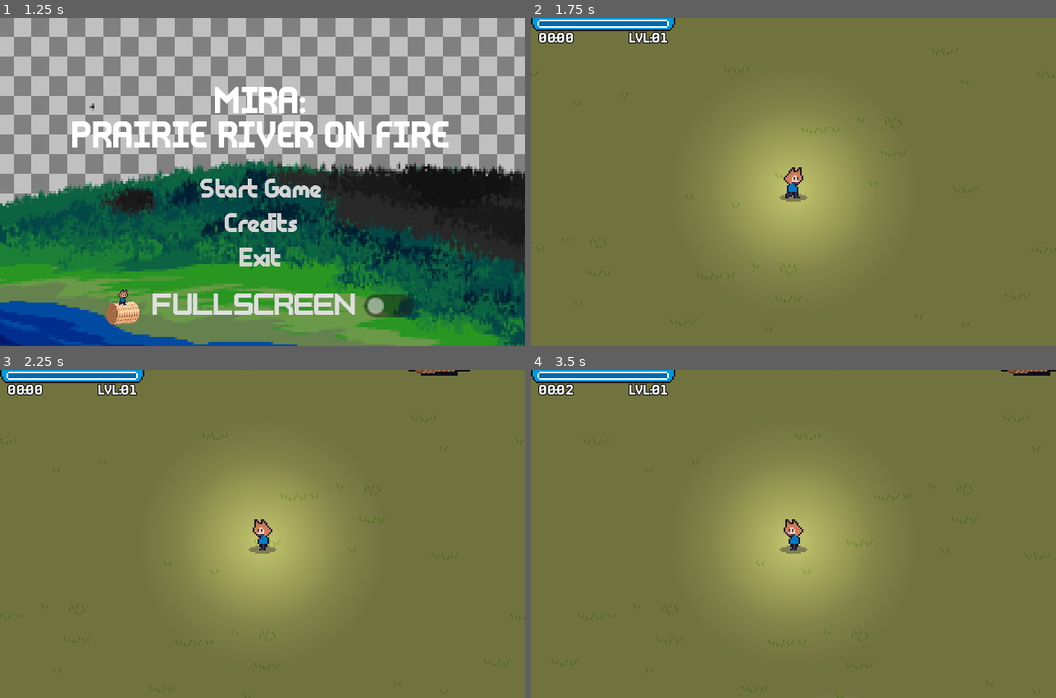
Above: before the commit, frames 1-4 (two rows, left to right).
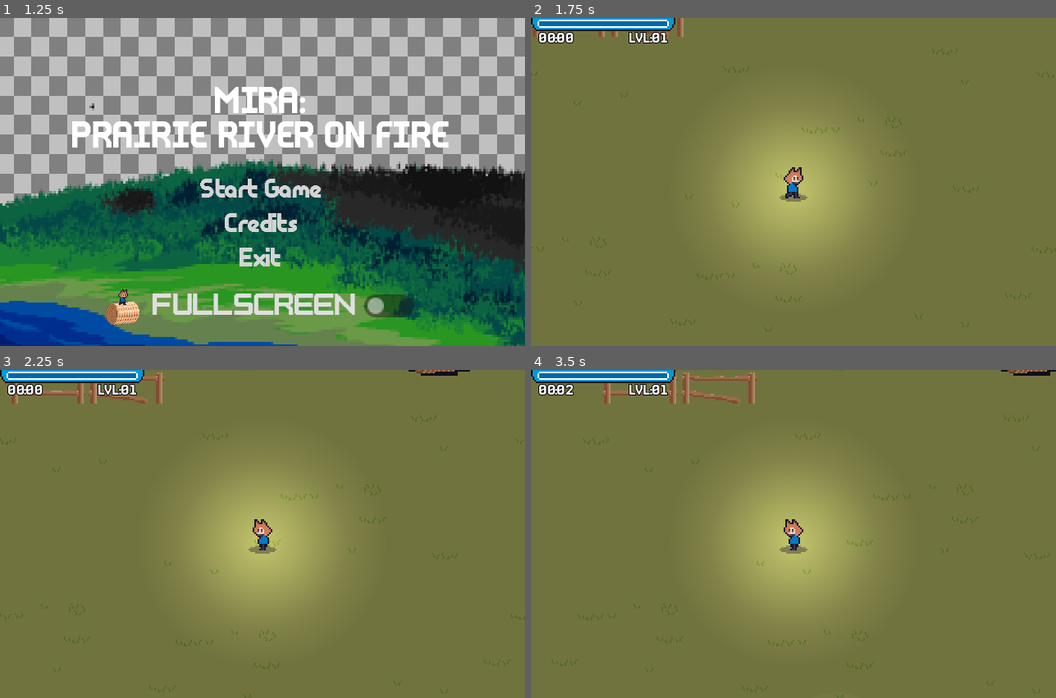
Above: after the commit, the same moments.

Repository: ColtonPhillips/its-spreading
Game: Godot game, scene res://scenes/gui/main_menu/main_menu.tscn
Two runs of this game, one before a commit and one after it. Both use one fixed random seed, a clock stepped at 60 frames per second and the inputs below. Sound files missing from this copy of the repository are replaced by a short silence.
Inputs:
- Up to frame 1 (1.25 s): hold W (move_up) from 0.53 s (still down)
- Up to frame 2 (1.75 s): keep holding W (move_up); tap Enter at 1.25 s
- Up to frame 3 (2.25 s): release W (move_up) at 2.03 s; hold A (move_left) from 2.03 s (still down)
- Up to frame 4 (3.5 s): keep holding A (move_left)

Frame 1 is identical in both runs. In frame 2, 0.2% of the frame differs, in the area x 0-30%, y 0-6%; in frame 3, 0.6%; in frame 4, 0.8%, in the area x 13-43%, y 0-11%.

Commit message:
add fence obstacle

Diff:
--- /dev/null
+++ b/scenes/gameplay/obstacles/blocks/fence_block.tscn
@@ -0,0 +1,19 @@
+[gd_scene load_steps=4 format=3 uid="uid://hvii8sqsbf4n"]
+
+[ext_resource type="PackedScene" uid="uid://kcswp7pahkxl" path="res://scenes/gameplay/obstacles/block.tscn" id="1_wa1ni"]
+[ext_resource type="Texture2D" uid="uid://0wykwgpj5tie" path="res://res/art/gameplay/environment/fence.png" id="2_ut5ch"]
+
+[sub_resource type="CapsuleShape2D" id="CapsuleShape2D_w4a1i"]
+radius = 2.0
+height = 96.0
+
+[node name="fence_block" instance=ExtResource("1_wa1ni")]
+position = Vector2(1, -10)
+
+[node name="Sprite2D" parent="." index="0"]
+texture = ExtResource("2_ut5ch")
+
+[node name="CollisionShape2D" parent="." index="1"]
+position = Vector2(1, 16)
+rotation = 1.5708
+shape = SubResource("CapsuleShape2D_w4a1i")
--- a/scenes/gameplay/testing_chamber.tscn
+++ b/scenes/gameplay/testing_chamber.tscn
@@ -1,8 +1,9 @@
-[gd_scene load_steps=4 format=3 uid="uid://boxf2pg7c1da4"]
+[gd_scene load_steps=5 format=3 uid="uid://boxf2pg7c1da4"]
 
 [ext_resource type="PackedScene" uid="uid://cjafynpl3f6fd" path="res://scenes/gameplay/loot/pickup.tscn" id="1_dpjdh"]
 [ext_resource type="PackedScene" uid="uid://bk8yby3ot6nju" path="res://scenes/gameplay/obstacles/blocks/bale_block.tscn" id="2_74otc"]
 [ext_resource type="PackedScene" uid="uid://ir75jd4mwilt" path="res://scenes/gameplay/obstacles/blocks/rock_block.tscn" id="3_3diva"]
+[ext_resource type="PackedScene" uid="uid://hvii8sqsbf4n" path="res://scenes/gameplay/obstacles/blocks/fence_block.tscn" id="4_alukt"]
 
 [node name="TestingChamber" type="Node2D"]
 
@@ -59,3 +60,18 @@
 
 [node name="BaleBlock24" parent="." instance=ExtResource("2_74otc")]
 position = Vector2(174, -464)
+
+[node name="fence_block" parent="." instance=ExtResource("4_alukt")]
+position = Vector2(-518, -634)
+
+[node name="fence_block2" parent="." instance=ExtResource("4_alukt")]
+position = Vector2(500, -616)
+
+[node name="fence_block3" parent="." instance=ExtResource("4_alukt")]
+position = Vector2(36, 281)
+
+[node name="fence_block4" parent="." instance=ExtResource("4_alukt")]
+position = Vector2(-57, 281)
+
+[node name="fence_block5" parent="." instance=ExtResource("4_alukt")]
+position = Vector2(130, 281)
